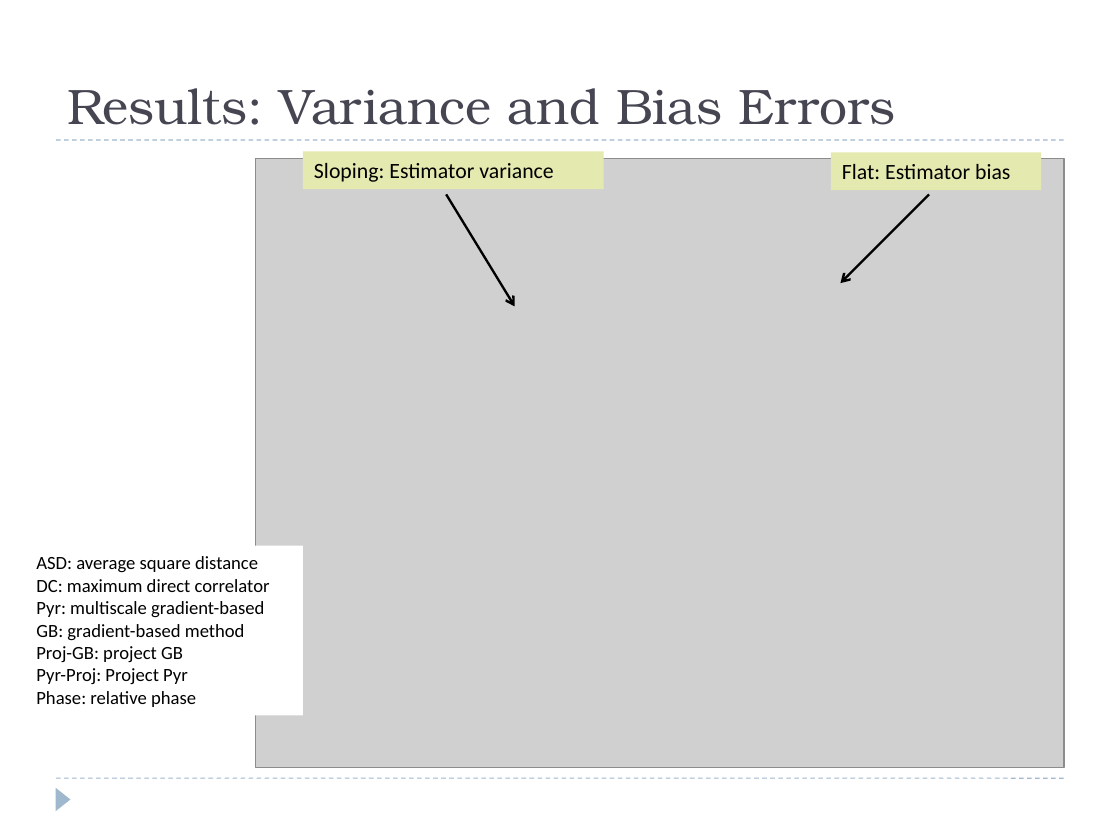
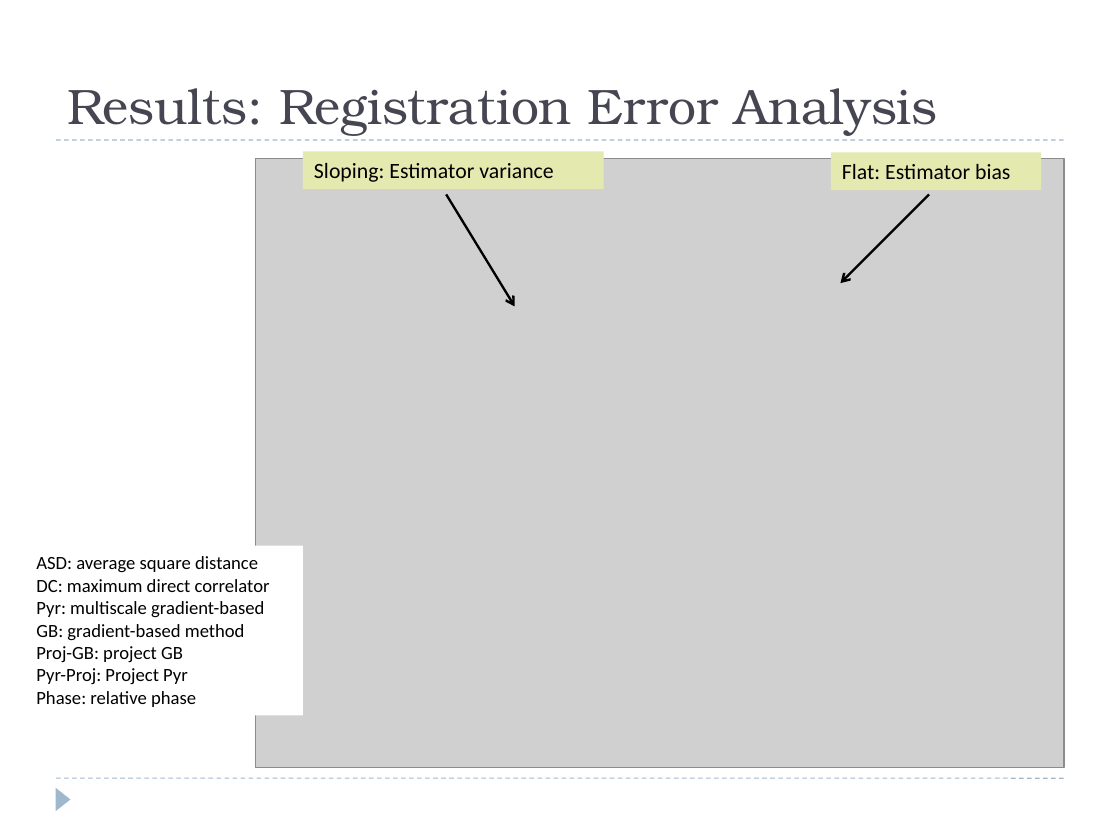
Before and after one commit to josh-gleason/CS679, a slide deck: slide 14 of Presentation/CS679Presentation2.pptx (slide 13 before the commit). Drawn at 1120x840 pixels with LibreOffice and Linux fonts; fonts in the diff are those of the drawing; grey boxes stand for pictures. Boxes give left, top, right and bottom in pixels: in the first picture for what was removed or moved away, otherwise in the second. Text is boxed around its words. In the diff, an @@ line names an element or a change of style, - is before the commit and + after.

```diff
--- a/Presentation/CS679Presentation2.pptx
+++ b/Presentation/CS679Presentation2.pptx
@@ title at [67,88,937,136]: text changed @@
-Results: Variance and Bias Errors
+Results: Registration Error Analysis
```
Also in this commit, not shown: 8 other slides changed, 1 slide added.
